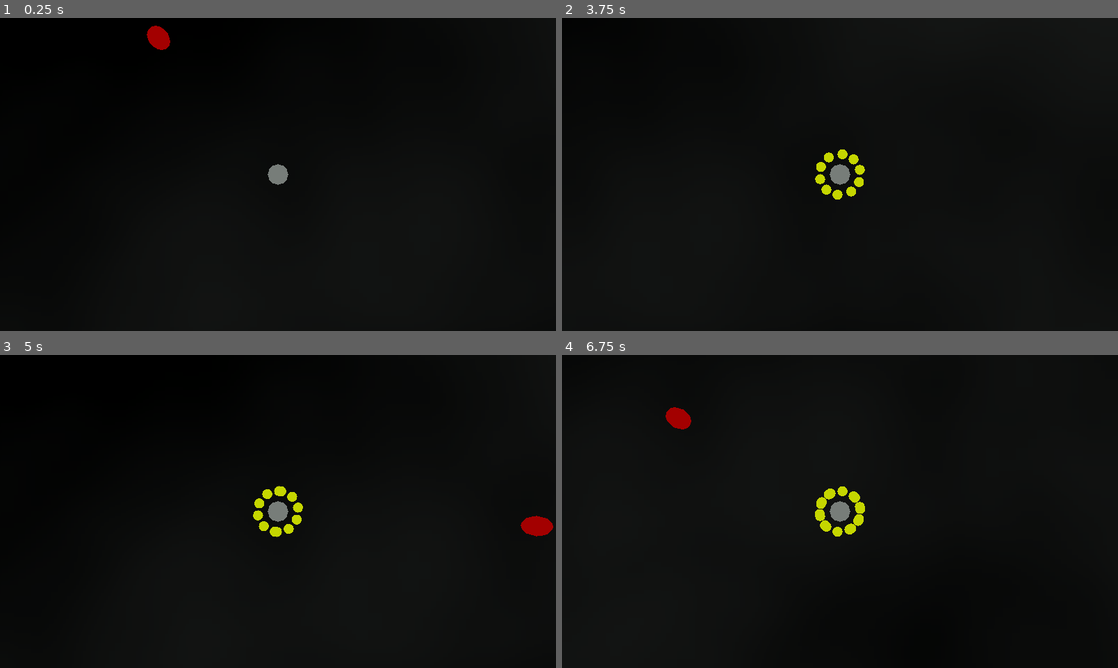
Above: before the commit, frames 1-4 (two rows, left to right).
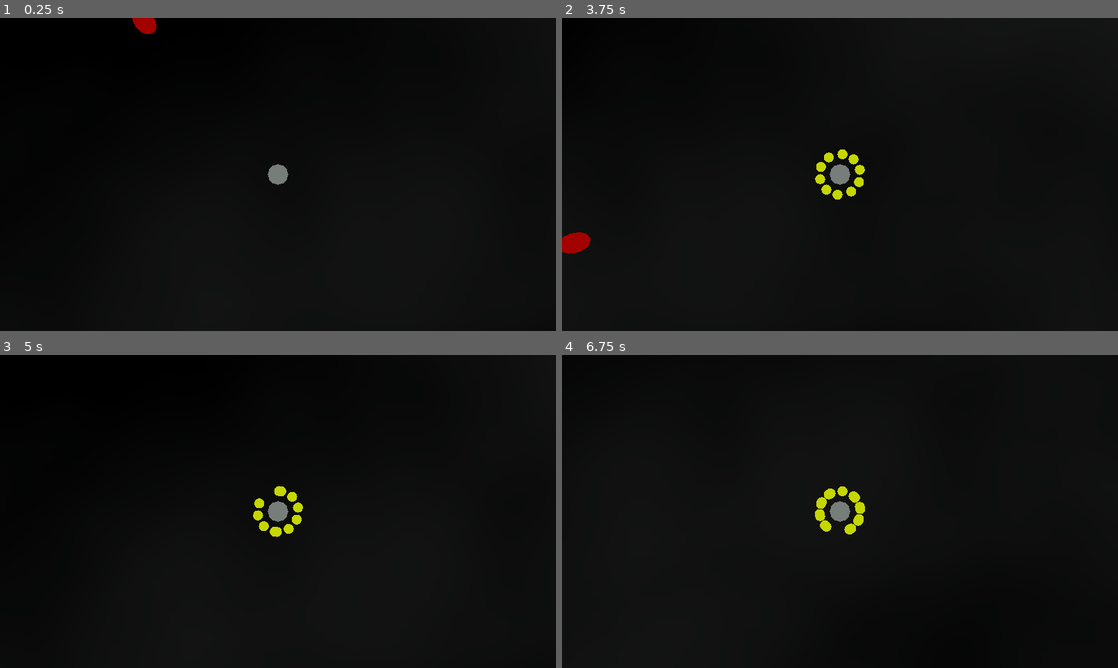
Above: after the commit, the same moments.

Repository: doctor-g/LD55
Game: Godot game, scene res://world.tscn
Two runs of this game, one before a commit and one after it. Both use one fixed random seed, a clock stepped at 60 frames per second and the inputs below.
Inputs (mouse positions are in pixels of both pictures, inside the frame that each line leads up to):
- Up to frame 1 (0.25 s): no input
- Up to frame 2 (3.75 s): move the mouse to (962, 158) at 0.52 s; hold D (move_right) 0.53-1.28 s; tap Space (summon) every 0.75 s from 0.6 to 3.6 s; move the mouse to (728, 190) at 1.27 s; hold S (move_down) 1.28-2.03 s; tap Enter at 2 s; move the mouse to (895, 105) at 2.02 s; hold D (move_right) 2.03-2.78 s; move the mouse to (812, 237) at 2.77 s; hold W (move_up) 2.78-3.53 s; move the mouse to (1006, 221) at 3.52 s; hold A (move_left) from 3.53 s (still down)
- Up to frame 3 (5 s): keep holding A (move_left); move the mouse to (111, 464) at 4.27 s; tap Space (summon) at 4.35 s
- Up to frame 4 (6.75 s): move the mouse to (867, 511) at 5.02 s; release A (move_left) at 5.03 s; hold S (move_down) 5.03-5.78 s; tap Space (summon) at 5.1, 5.85, 6.6 s; move the mouse to (756, 433) at 5.77 s; hold D (move_right) 5.78-6.53 s; move the mouse to (962, 495) at 6.52 s; hold W (move_up) from 6.53 s (still down)

The runs differ from the first frame. In frame 1, 0.4% of the frame differs, in the area x 23-31%, y 0-11%; in frame 2, 0.3%; in frame 3, 0.3%; in frame 4, 0.3%.

Commit message:
Improve feel by considering acceleration

Diff:
--- a/project/enemy.gd
+++ b/project/enemy.gd
@@ -1,13 +1,19 @@
 extends CharacterBody3D
+
+const ACCELERATION := 3.0
 
 @export var speed := 7.0
 @export var target : Node3D
 
+var _direction := Vector3.ZERO
 
 func _physics_process(delta: float) -> void:
 	if target != null:
-		var direction := (target.global_position - global_position).normalized()
-		var collision := move_and_collide(direction * speed * delta)
+		var new_direction := (target.global_position - global_position).normalized()
+
+		_direction = _direction.move_toward(new_direction, ACCELERATION * delta)
+
+		var collision := move_and_collide(_direction * speed * delta)
 		if collision != null and collision.get_collider() == target:
 			target.damage()
 			queue_free()
--- a/project/hero.gd
+++ b/project/hero.gd
@@ -1,12 +1,19 @@
 extends CharacterBody3D
 
-const SPEED := 25.0
+const SPEED := 20.0
+const ACCELERATION := 5.0
 const SATELLITE_SCENE := preload("res://satellite.tscn")
+
+var _velocity := Vector3.ZERO
 
 func _physics_process(delta: float) -> void:
 	var direction := Input.get_vector("move_left", "move_right", "move_down", "move_up")
 	var vector := Vector3(direction.x, 0, -direction.y).normalized()
-	move_and_collide(vector * SPEED * delta)
+	var target_velocity := vector * SPEED * delta
+
+	_velocity = _velocity.move_toward(target_velocity, ACCELERATION * delta)
+
+	move_and_collide(_velocity)
 
 	if Input.is_action_just_pressed("summon"):
 		# Summon a pair for fun
